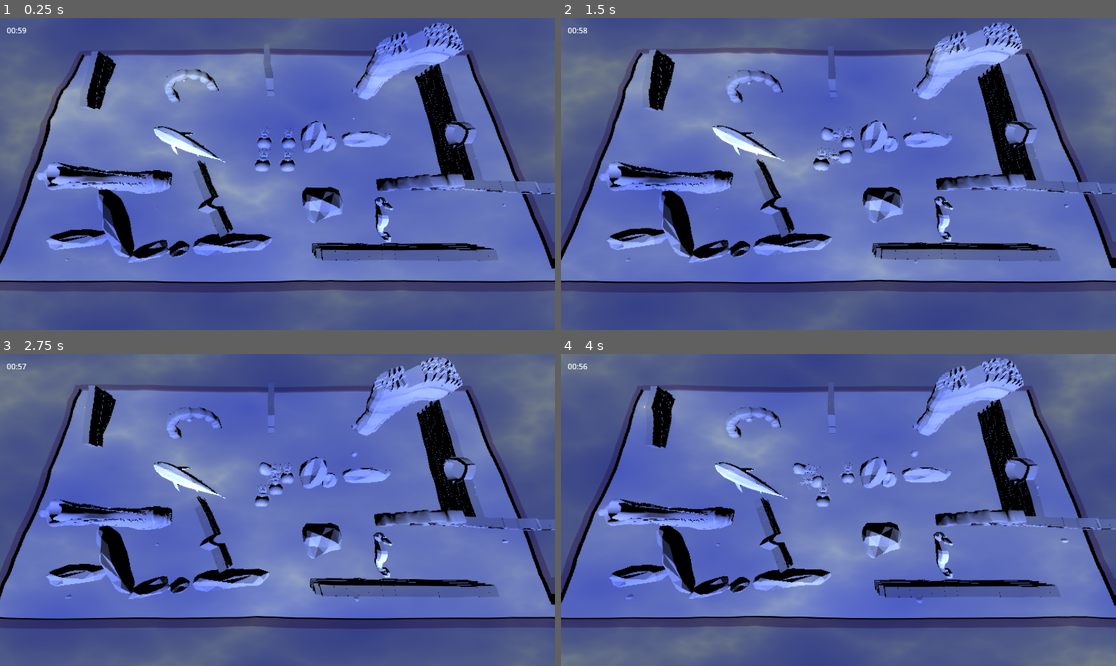
Above: before the commit, frames 1-4 (two rows, left to right).
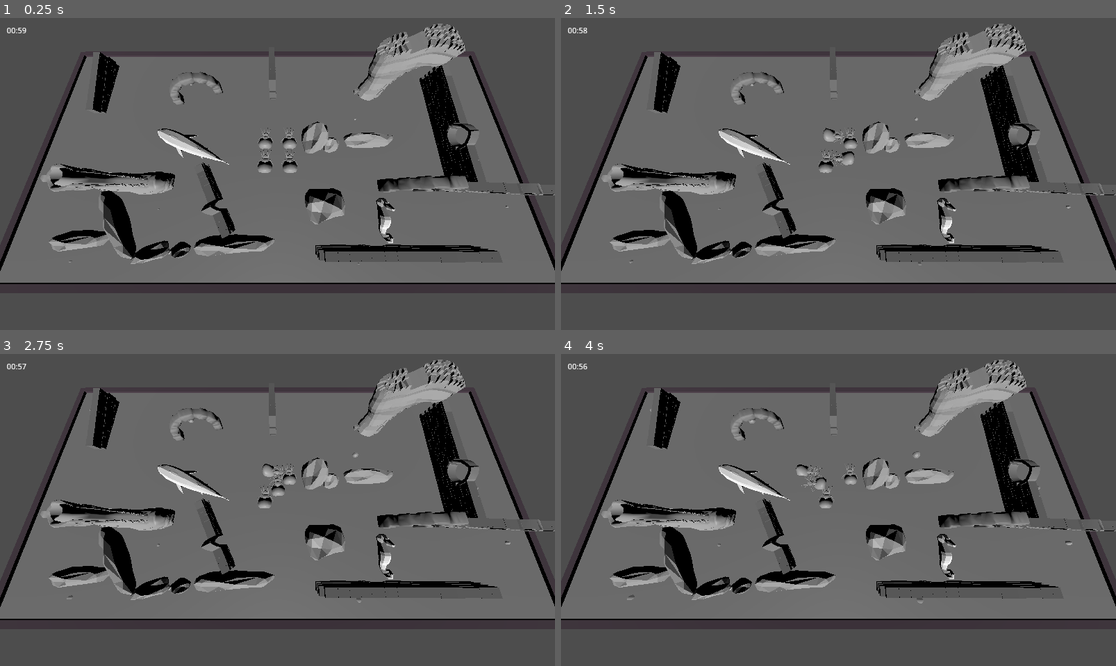
Above: after the commit, the same moments.

Repository: justfordoener/ggj_2025
Game: Godot game, scene res://scenes/level_test.tscn
The game is run twice, just before and just after one commit, with the same random seed, the same clock (stepped at 60 frames per second) and the same inputs.
Inputs (mouse positions are in pixels of both pictures, inside the frame that each line leads up to):
- Up to frame 1 (0.25 s): no input
- Up to frame 2 (1.5 s): tap Enter (ui_accept) at 0.5, 0.77 s; move the mouse to (960, 158) at 0.52 s; hold Right (ui_right) 0.53-1.25 s; hold F 0.53-1.25 s; click (960, 158) at 0.67 s; drag from (727, 189) to (810, 236) at 1.27 s
- Up to frame 3 (2.75 s): move the mouse to (333, 441) at 2.02 s; hold Right (ui_right) from 2.03 s (still down); hold T from 2.03 s (still down)
- Up to frame 4 (4 s): release Right (ui_right) at 2.75 s; release T at 2.75 s; drag from (810, 572) to (672, 463) at 2.77 s; move the mouse to (1005, 556) at 3.52 s; hold Left (ui_left) from 3.53 s (still down); hold F from 3.53 s (still down); tap Enter (ui_accept) at 3.77 s

The runs differ from the first frame. In frame 1, 96% of the frame differs, in the area x 0-100%, y 0-100%; in frame 2, 96%; in frame 3, 96%; in frame 4, 96%.

Commit message:
export to scene

Diff:
--- a/scenes/level_test.tscn
+++ b/scenes/level_test.tscn
@@ -16,48 +16,10 @@
 [ext_resource type="PackedScene" uid="uid://cednvb5q0aw6y" path="res://scenes/obstacles/obstacle_shark.tscn" id="12_3kosd"]
 [ext_resource type="PackedScene" uid="uid://sx6v0cpgawxg" path="res://scenes/obstacles/obstacle_seahorse.tscn" id="13_ixkka"]
 [ext_resource type="PackedScene" uid="uid://cvpbllrv5xokh" path="res://scenes/obstacles/obstacle_arch.tscn" id="14_o2ktx"]
-[ext_resource type="Shader" path="res://scenes/water_shader.gdshader" id="18_lc81m"]
-
-[sub_resource type="FastNoiseLite" id="FastNoiseLite_k5qo6"]
-noise_type = 2
-frequency = 0.0058
-fractal_type = 2
-fractal_gain = 0.98
-fractal_weighted_strength = 1.0
-
-[sub_resource type="NoiseTexture2D" id="NoiseTexture2D_ba3j5"]
-seamless = true
-seamless_blend_skirt = 0.654
-noise = SubResource("FastNoiseLite_k5qo6")
-
-[sub_resource type="ShaderMaterial" id="ShaderMaterial_3i5j3"]
-shader = ExtResource("18_lc81m")
-shader_parameter/color = Color(0.676459, 0.828294, 0.974448, 1)
-shader_parameter/speed = Vector2(0.03, 0.07)
-shader_parameter/strength = 2.0
-shader_parameter/fast_noise = SubResource("NoiseTexture2D_ba3j5")
 
 [sub_resource type="PlaneMesh" id="PlaneMesh_b2i4f"]
 
 [node name="level_test" type="Node3D"]
-
-[node name="Control" type="Control" parent="."]
-layout_mode = 3
-anchors_preset = 15
-anchor_right = 1.0
-anchor_bottom = 1.0
-grow_horizontal = 2
-grow_vertical = 2
-
-[node name="ColorRect" type="ColorRect" parent="Control"]
-material = SubResource("ShaderMaterial_3i5j3")
-layout_mode = 1
-anchors_preset = 15
-anchor_right = 1.0
-anchor_bottom = 1.0
-grow_horizontal = 2
-grow_vertical = 2
-color = Color(0.78806, 0.000500175, 0.791204, 1)
 
 [node name="Game UI" parent="." instance=ExtResource("1_gln4i")]
 
--- /dev/null
+++ b/scenes/shader_overlay.tscn
@@ -0,0 +1,40 @@
+[gd_scene load_steps=5 format=3 uid="uid://cmfbanwp6ee5l"]
+
+[ext_resource type="Shader" path="res://scenes/water_shader.gdshader" id="1_n0mbw"]
+
+[sub_resource type="FastNoiseLite" id="FastNoiseLite_k5qo6"]
+noise_type = 2
+frequency = 0.0058
+fractal_type = 2
+fractal_gain = 0.98
+fractal_weighted_strength = 1.0
+
+[sub_resource type="NoiseTexture2D" id="NoiseTexture2D_ba3j5"]
+seamless = true
+seamless_blend_skirt = 0.654
+noise = SubResource("FastNoiseLite_k5qo6")
+
+[sub_resource type="ShaderMaterial" id="ShaderMaterial_3i5j3"]
+shader = ExtResource("1_n0mbw")
+shader_parameter/color = Color(0.676459, 0.828294, 0.974448, 1)
+shader_parameter/speed = Vector2(0.03, 0.07)
+shader_parameter/strength = 2.0
+shader_parameter/fast_noise = SubResource("NoiseTexture2D_ba3j5")
+
+[node name="ShaderOverlay" type="Control"]
+layout_mode = 3
+anchors_preset = 15
+anchor_right = 1.0
+anchor_bottom = 1.0
+grow_horizontal = 2
+grow_vertical = 2
+
+[node name="ColorRect" type="ColorRect" parent="."]
+material = SubResource("ShaderMaterial_3i5j3")
+layout_mode = 1
+anchors_preset = 15
+anchor_right = 1.0
+anchor_bottom = 1.0
+grow_horizontal = 2
+grow_vertical = 2
+color = Color(0.78806, 0.000500175, 0.791204, 1)
Not shown: 1 places in scenes/level_test.tscn that only renumber resources
